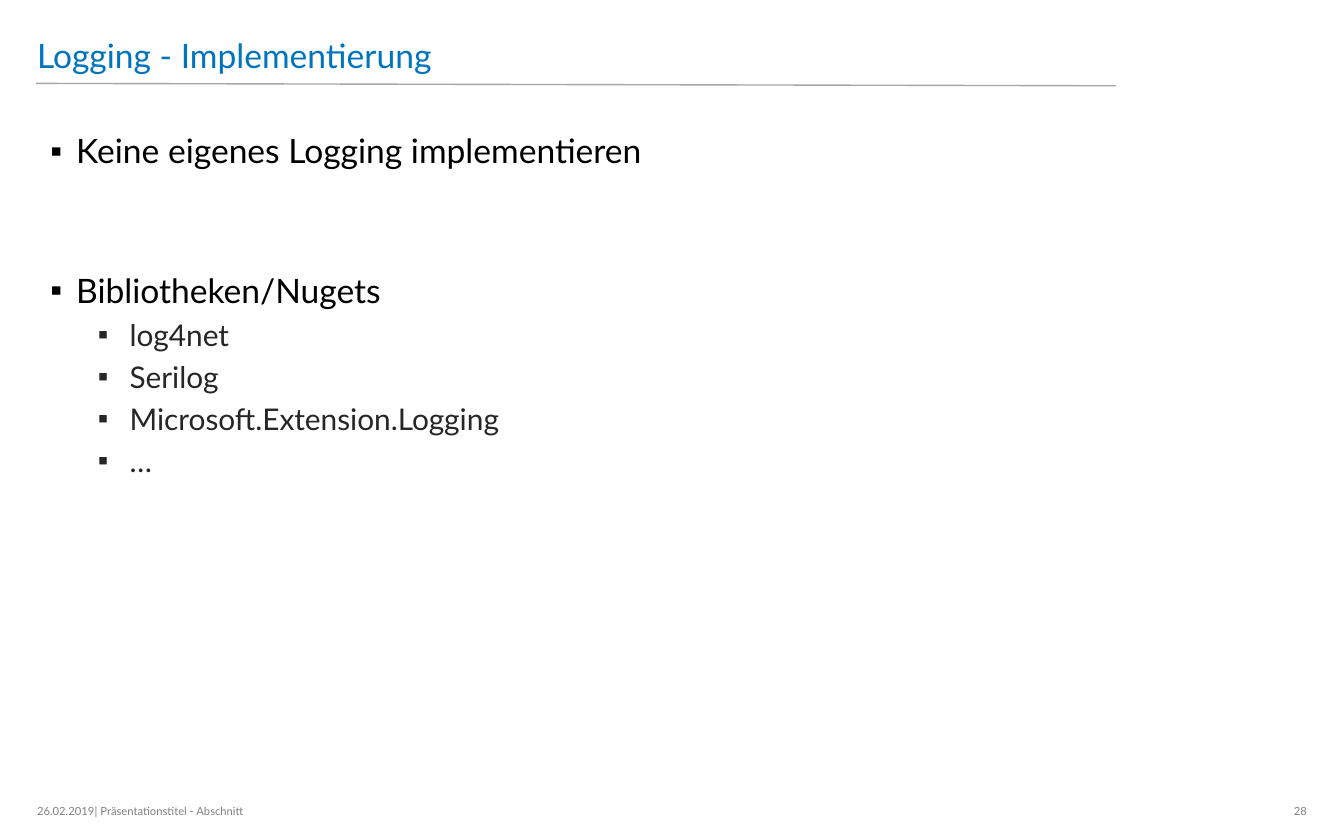
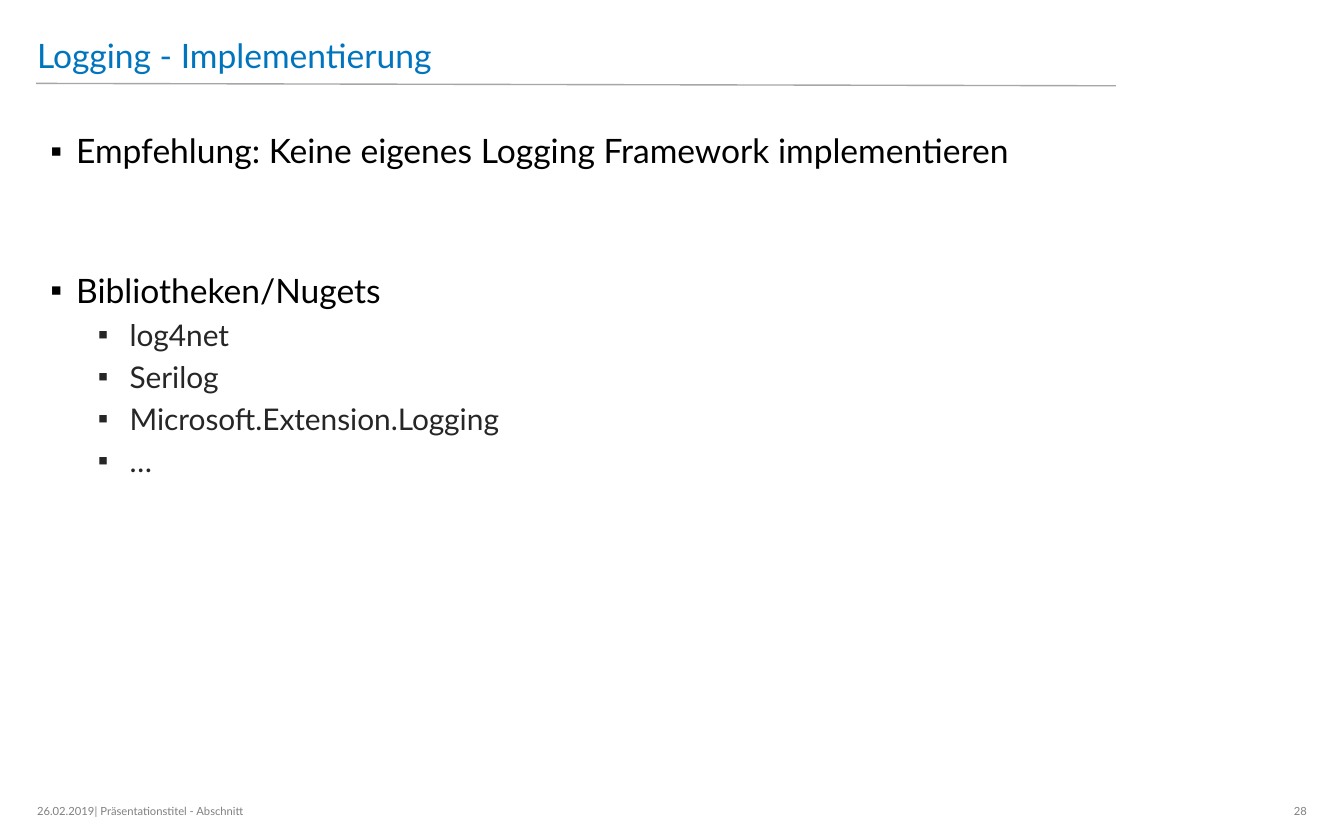
Before and after one commit to dacasi/Ausbildung, a slide deck: slide 28 of Fehlerbehandung und Debugging.pptx. Drawn at 1344x840 pixels with LibreOffice and Linux fonts; fonts in the diff are those of the drawing; background and template pictures are left out. Boxes give left, top, right and bottom in pixels: in the first picture for what was removed or moved away, otherwise in the second. Text is boxed around its words. In the diff, an @@ line names an element or a change of style, - is before the commit and + after.

```diff
--- a/Fehlerbehandung und Debugging.pptx
+++ b/Fehlerbehandung und Debugging.pptx
@@ text at box(76, 138, 1008, 169): text changed @@
-▪ Keine eigenes Logging implementieren
+▪ Empfehlung: Keine eigenes Logging Framework implementieren
```
Also in this commit, not shown: 8 other slides changed, 2 other files.
